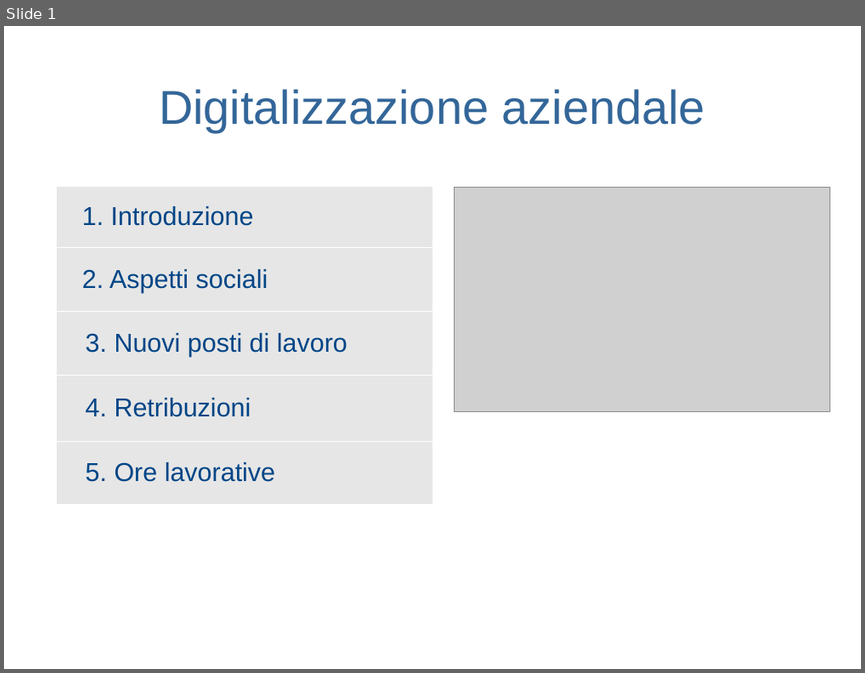
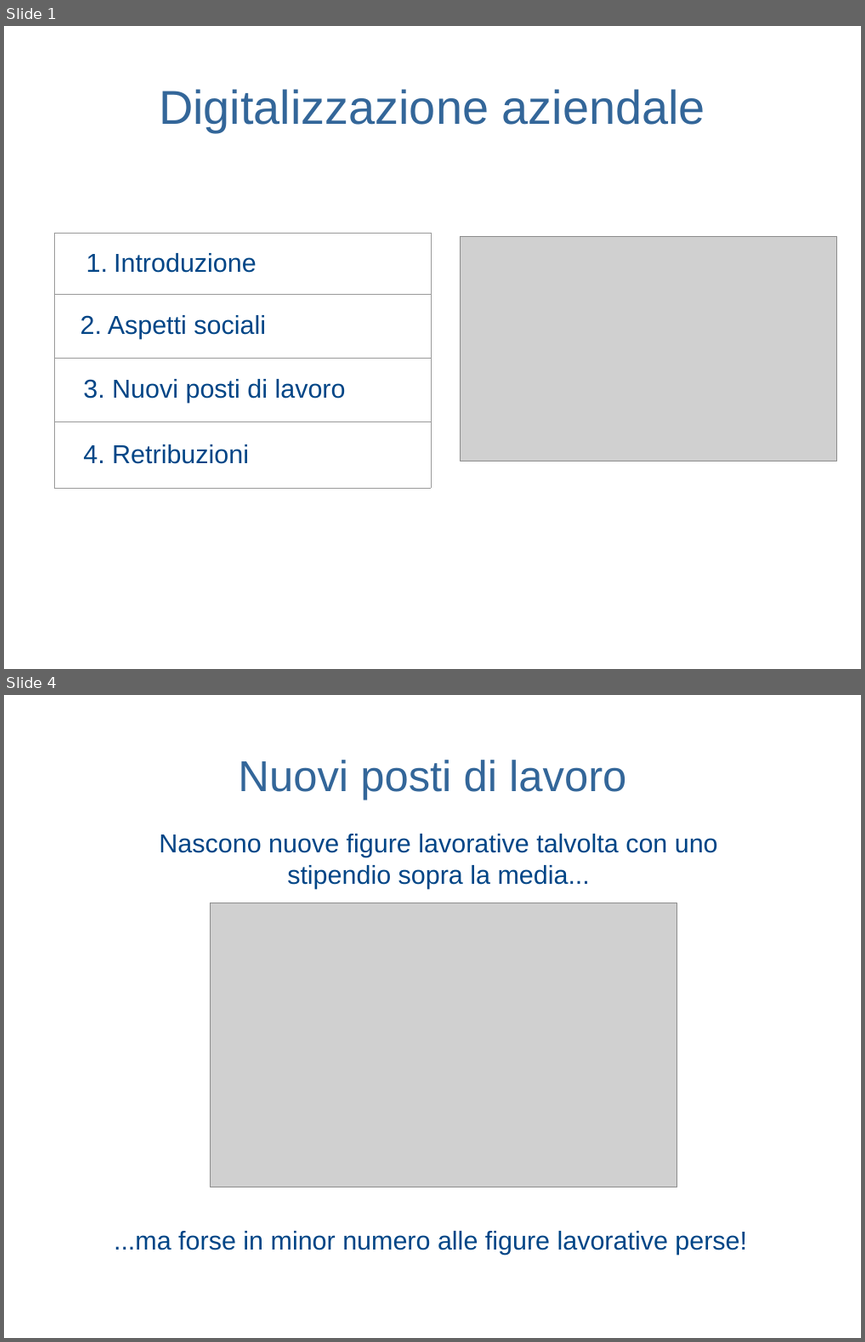
Before and after one commit to yan0z/ISW, a slide deck: Quesito 3 Team/Omar/Digitalizzazione aziendale.odp. Shown one above the other, each under a label of ours: slide 1 before the commit, slides 1 and 4 after it; the slides between them are not shown. The pictures are 865x673 and 865x1342 pixels, drawn with LibreOffice and Linux fonts; fonts in the diff are those of the drawing; grey boxes stand for pictures; background and template pictures are left out. Boxes give left, top, right and bottom in pixels: in the first picture for what was removed or moved away, otherwise in the second. Text is boxed around its words. In the diff, an @@ line names an element or a change of style, - is before the commit and + after.

```diff
--- a/Quesito 3 Team/Omar/Digitalizzazione aziendale.odp
+++ b/Quesito 3 Team/Omar/Digitalizzazione aziendale.odp
@@ slide 4 added at [4,695,861,1338], background picture (left out) @@
@@ title added at [238,760,626,800], 40 pt, text #336699 @@
+Nuovi posti di lavoro
@@ text added at [159,834,718,889], 24 pt, text #004586 @@
+Nascono nuove figure lavorative talvolta con uno stipendio sopra la media...
@@ picture added at [210,903,677,1187] @@
@@ text added at [114,1231,747,1254], 24 pt, text #004586 @@
+...ma forse in minor numero alle figure lavorative perse!
@@ slide 1 changed as well @@
@@ table at [54,232,431,488] @@
-row 5: 5. Ore lavorative
@@ table: place and size @@
-table at [56,186,432,505]
+table at [54,232,431,488]
@@ picture: place and size @@
-picture at [454,188,830,413]
+picture at [460,237,837,461]
```
Also in this commit, not shown: 3 other slides added.
